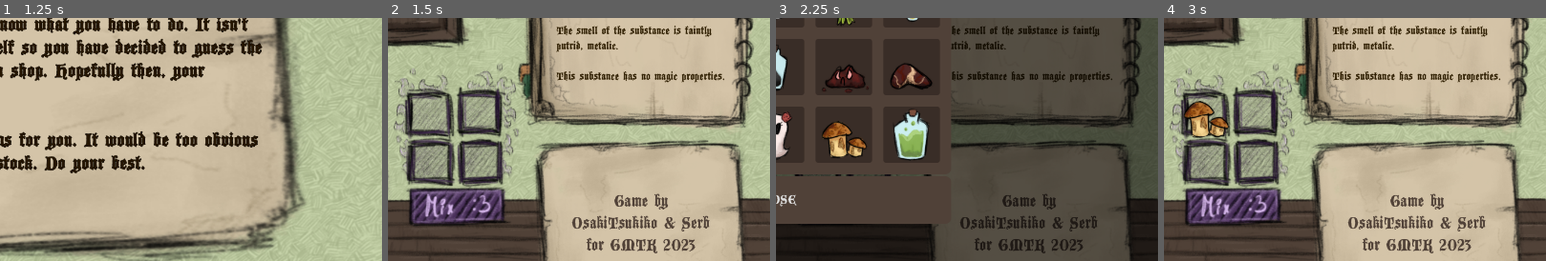
Above: before the commit, frames 1-4 (left to right).
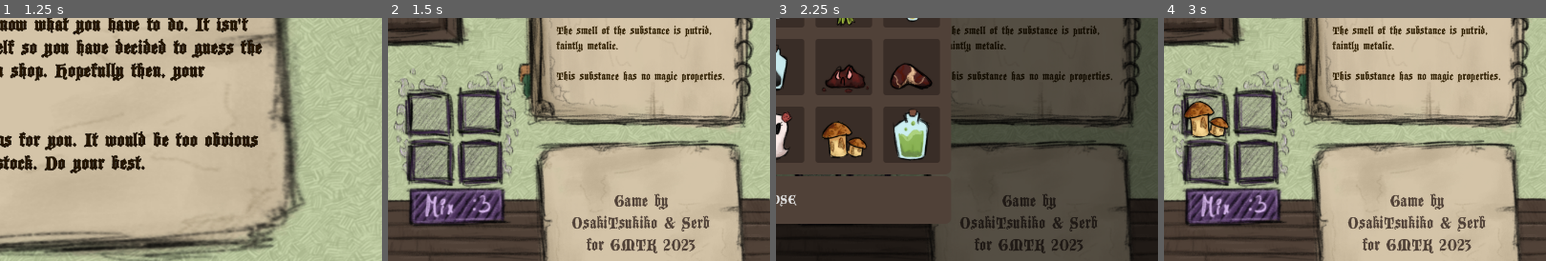
Above: after the commit, the same moments.

Repository: OsakiTsukiko/capitalist-alchemist
Game: Godot game, scene res://src/main_menu/main_menu.tscn
Two runs of this game, one before a commit and one after it. Both use one fixed random seed, a clock stepped at 60 frames per second and the inputs below.
Inputs (mouse positions are % of the whole screen's width and height, from its top left):
- Up to frame 1 (1.25 s): click "Start" at 0.5 s
- Up to frame 2 (1.5 s): click "Begin" at 1.25 s
- Up to frame 3 (2.25 s): click (45, 24) at 2 s
- Up to frame 4 (3 s): click (55, 55) at 2.75 s
The pictures show only the part of the screen within x 50-100%, y 35-85%; the shares and areas given below are measured in that part.

Frame 1 is identical in both runs. In frame 2, 0.3% of the frame differs, in the area x 44-85%, y 3-15%; in frame 3, 0.2%; in frame 4, 0.3%.

Commit message:
the true forbidden number

Diff:
--- a/src/game_scene/game_scene.gd
+++ b/src/game_scene/game_scene.gd
@@ -259,7 +259,7 @@
 			if ok == true:
 				description_label.text += ","
 
-			match current_potion.prop_array[i + 1]:
+			match current_potion.prop_array[i + 6]:
 				1:
 					description_label.text += " faintly"
 				2:
